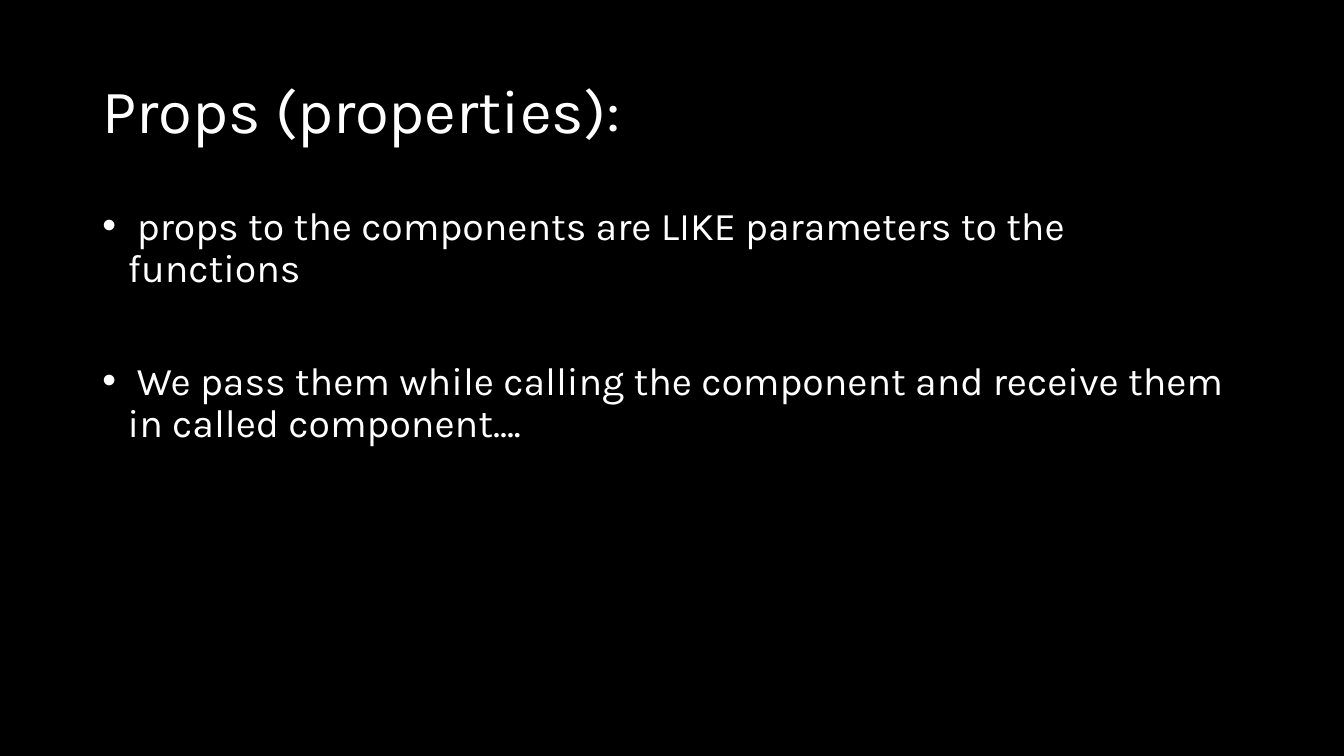
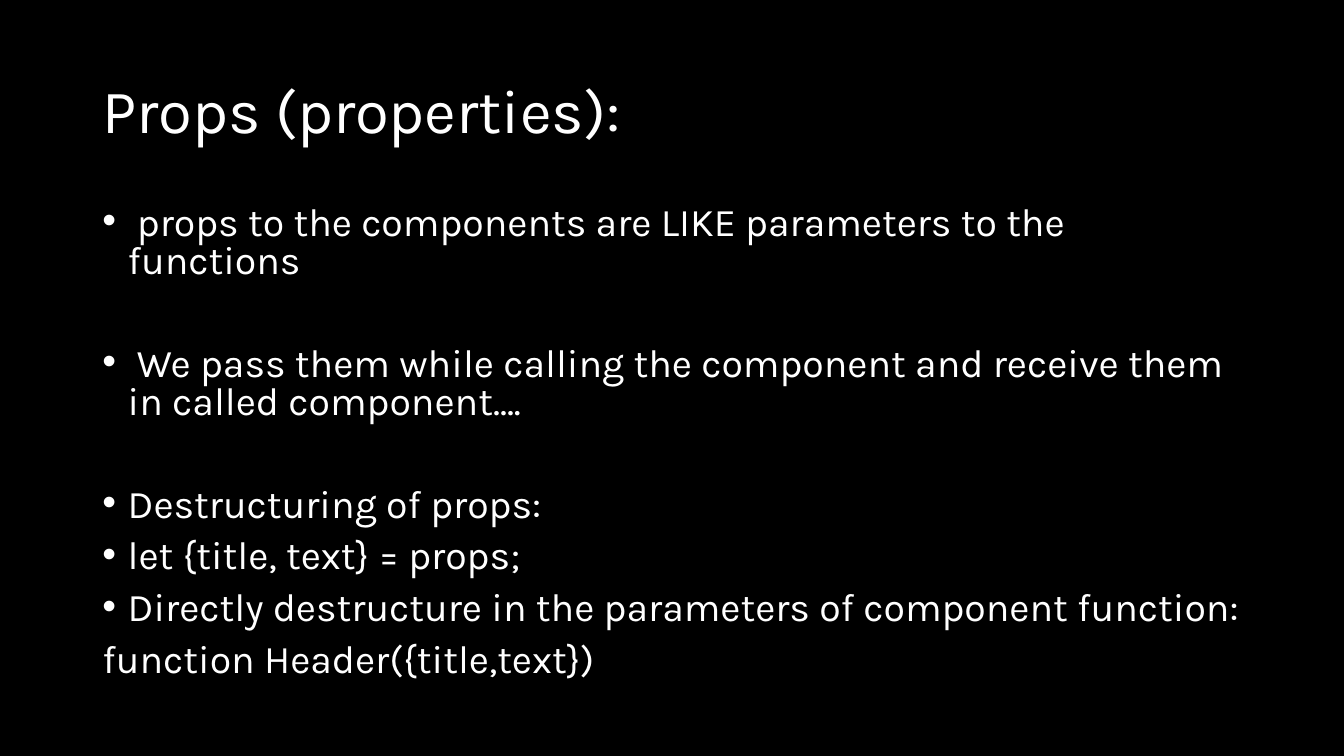
Before and after one commit to natiquekeyin/fall2025, a slide deck: slide 12 of JavaScript/Week10/Week10.pptx. Drawn at 1344x756 pixels with LibreOffice and Linux fonts; fonts in the diff are those of the drawing. Boxes give left, top, right and bottom in pixels: in the first picture for what was removed or moved away, otherwise in the second. Text is boxed around its words. In the diff, an @@ line names an element or a change of style, - is before the commit and + after.

```diff
--- a/JavaScript/Week10/Week10.pptx
+++ b/JavaScript/Week10/Week10.pptx
@@ text at bbox=[128, 209, 1223, 425]: line spacing 0.9 to 0.8 @@
@@ text at bbox=[102, 491, 1238, 679]: paragraphs added @@
+• Destructuring of props:
+• let {title, text} = props;
+• Directly destructure in the parameters of component function:
+function Header({title,text})
```
Also in this commit, not shown: 1 other slide changed, 22 other files.
